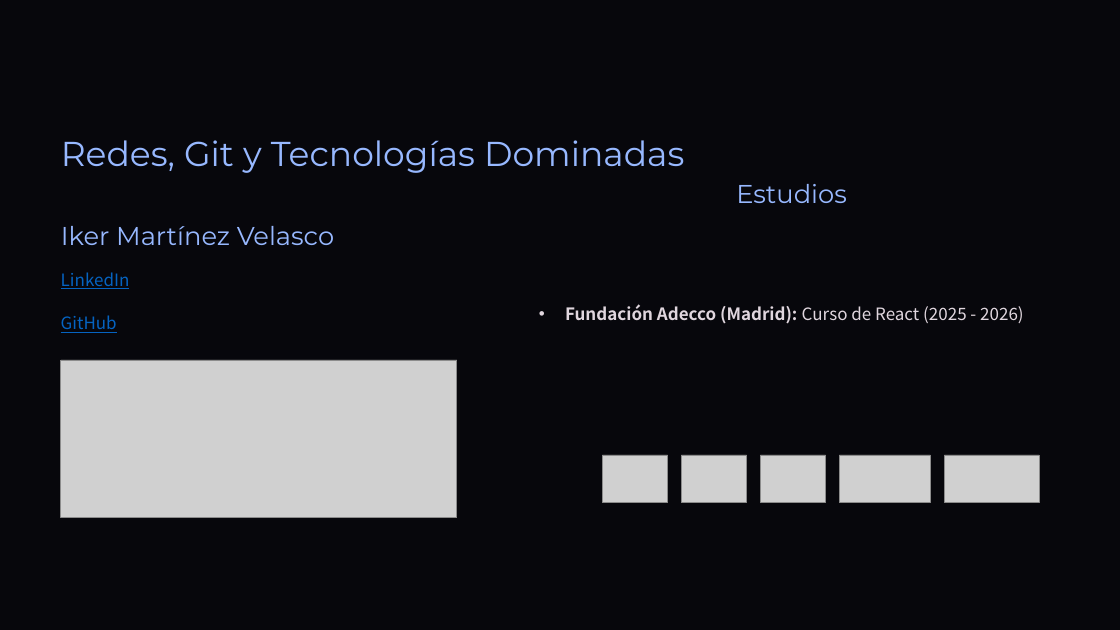
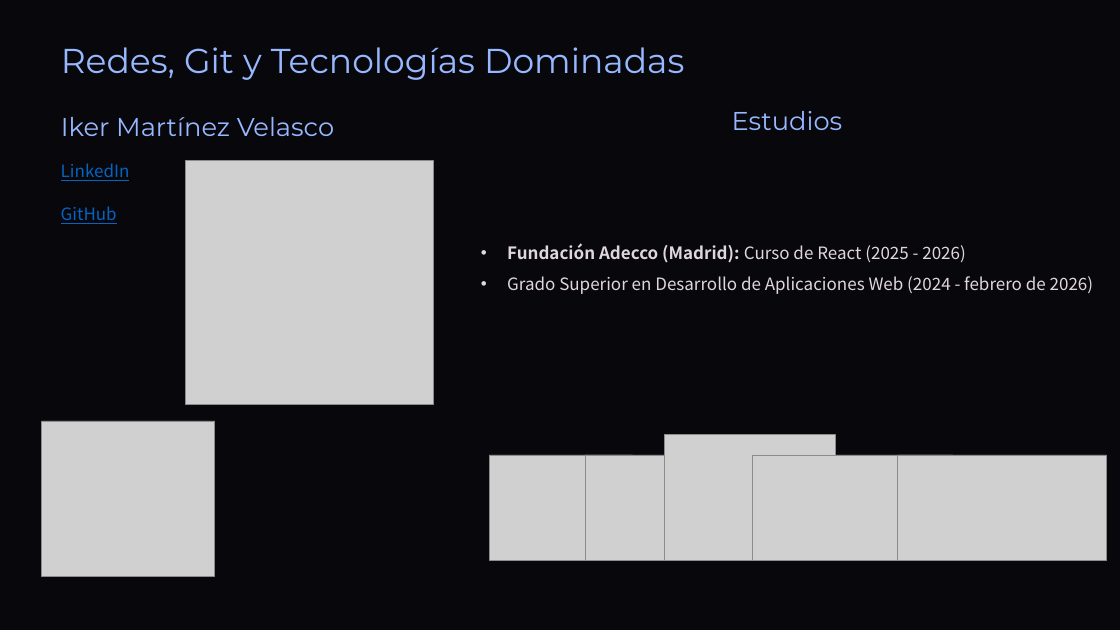
Before and after one commit to DavidCorredorMiguel/proyectogrupo2, a slide deck: slide 5 of Tech-and-Learn-Innovacion-y-Aprendizaje-en-E-commerce (1).pptx. Drawn at 1120x630 pixels with LibreOffice and Linux fonts; fonts in the diff are those of the drawing; grey boxes stand for pictures; background and template pictures are left out. Boxes give left, top, right and bottom in pixels: in the first picture for what was removed or moved away, otherwise in the second. Text is boxed around its words. In the diff, an @@ line names an element or a change of style, - is before the commit and + after.

```diff
--- a/Tech-and-Learn-Innovacion-y-Aprendizaje-en-E-commerce (1).pptx
+++ b/Tech-and-Learn-Innovacion-y-Aprendizaje-en-E-commerce (1).pptx
@@ text "Redes, Git y Tecnologías Dominadas": place and size @@
-text "Redes, Git y Tecnologías Dominadas" at (61,140,684,173)
+text "Redes, Git y Tecnologías Dominadas" at (61,47,684,80)
@@ text "Estudios": place and size @@
-text "Estudios" at (736,184,847,203)
+text "Estudios" at (732,111,843,130)
@@ picture added at (186,160,433,404) @@
@@ text "Fundación Adecco (Madrid): Curso de ...": place and size @@
-text "Fundación Adecco (Madrid): Curso de ..." at (565,304,1023,324)
+text "Fundación Adecco (Madrid): Curso de ..." at (507,243,1093,294)
@@ 3 texts: place and size @@
-3 texts at (61,226,334,333)
+3 texts at (61,117,334,224)
@@ text at (507,276,1093,294): paragraph added @@
+• Grado Superior en Desarrollo de Aplicaciones Web (2024 - febrero de 2026)
@@ picture removed at (61,360,457,517) @@
@@ picture added at (42,421,215,576) @@
@@ picture: place and size @@
-picture at (760,455,825,503)
+picture at (664,435,835,560)
@@ picture: place and size @@
-picture at (603,455,668,503)
+picture at (489,455,633,560)
@@ picture: place and size @@
-picture at (681,455,746,503)
+picture at (585,455,729,560)
@@ picture: place and size @@
-picture at (839,455,930,503)
+picture at (752,455,953,560)
@@ picture: place and size @@
-picture at (944,455,1039,503)
+picture at (898,455,1107,560)
```
Also in this commit, not shown: 11 other slides changed, 11 slides added, 11 other files.
